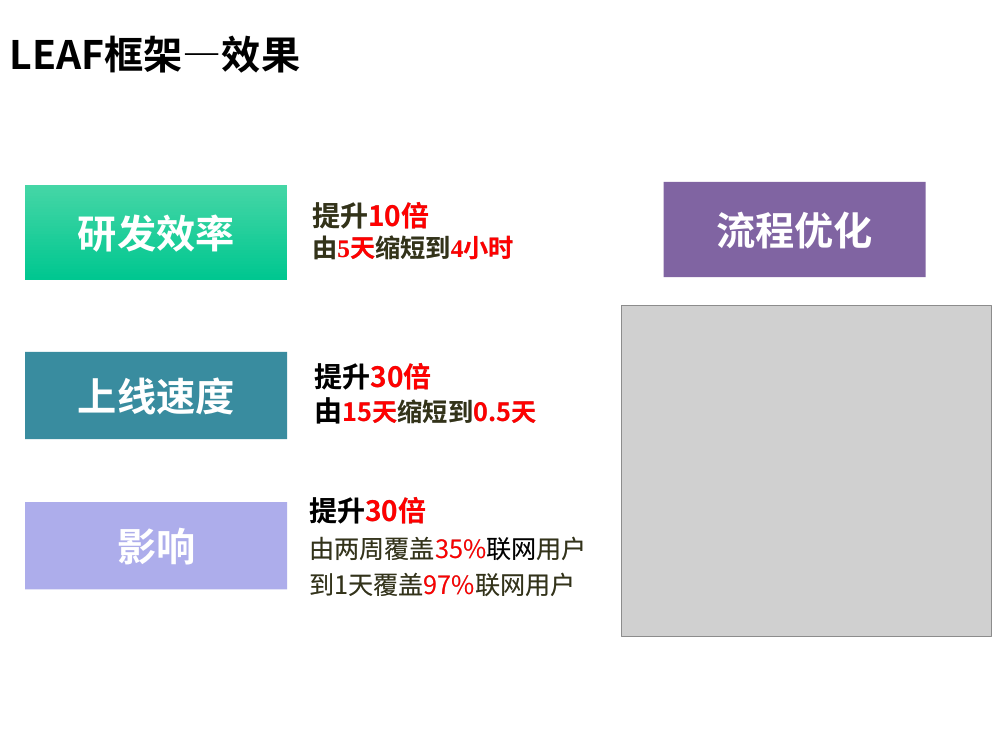
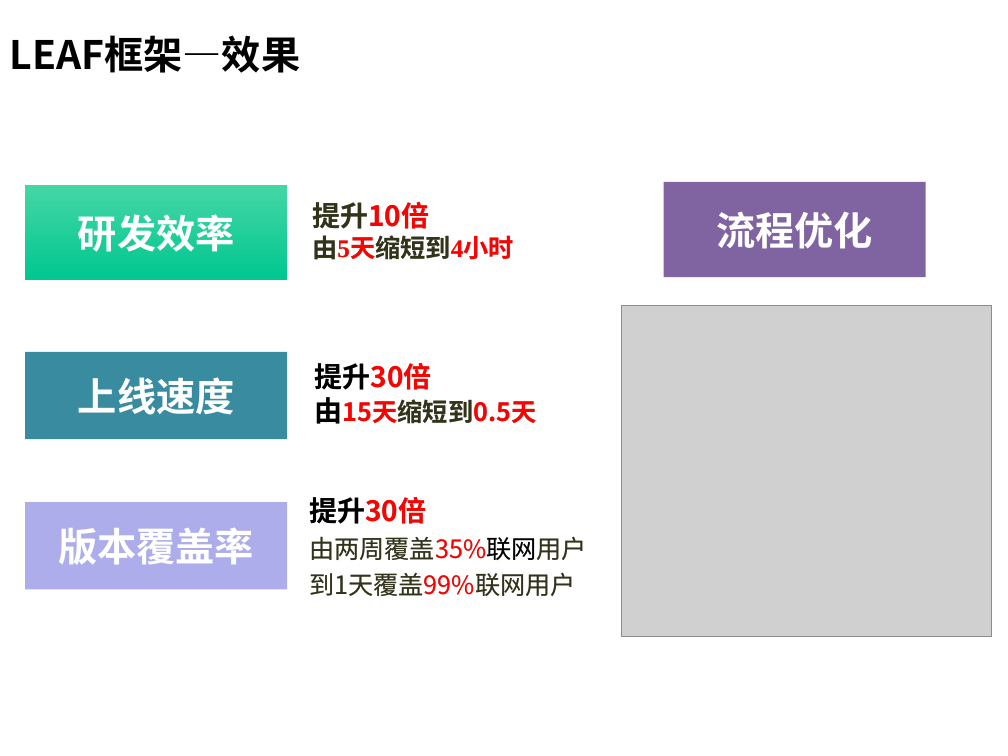
Before and after one commit to hamlingong/data, a slide deck: slide 15 of promote/龚海龙-v1.0.ppt. Drawn at 1008x756 pixels with LibreOffice and Linux fonts; fonts in the diff are those of the drawing; grey boxes stand for pictures; background and template pictures are left out. Boxes give left, top, right and bottom in pixels: in the first picture for what was removed or moved away, otherwise in the second. Text is boxed around its words. In the diff, an @@ line names an element or a change of style, - is before the commit and + after.

Commit message:
v1.5

```diff
--- a/promote/龚海龙-v1.0.ppt
+++ b/promote/龚海龙-v1.0.ppt
@@ text in rectangle at [58,528,254,565]: text changed @@
-影响
+版本覆盖率
@@ text at [309,572,576,596]: text changed @@
-到1天覆盖97%联网用户
+到1天覆盖99%联网用户
```
Also in this commit, not shown: 8 other slides changed.
